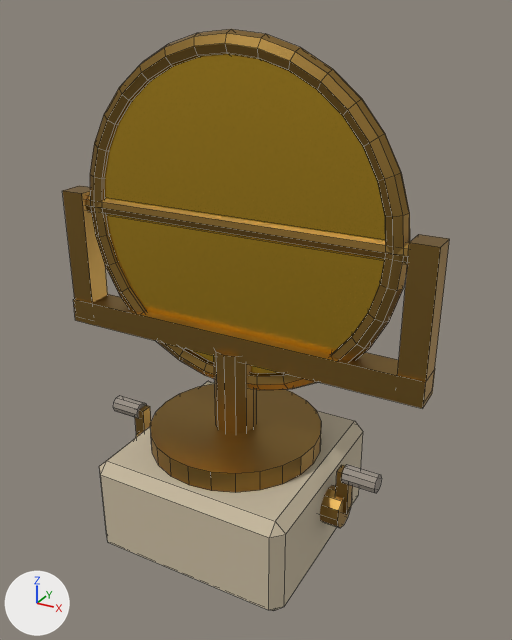
Renders of the FBX model Assets/Game/Art/Models/Environment/SunShrine/sun_mirror.fbx from each side of a commit.
Rendered twice from a 50 mm lens placed at (1.53, -2.58, 2.46), pointed at (0.09, 0.03, 1.16). The lights are fixed; the arrows at lower left show +X, +Y and +Z. The older version comes first. Mesh edges are drawn as thin lines.

Names of what the first picture shows: 'Mirror_CrankTilt', 'Mirror_CrankTurn', 'Mirror_Frame', 'Mirror_Pane', 'Mirror_Plinth', 'Mirror_Turntable', 'Mirror_Yoke'.
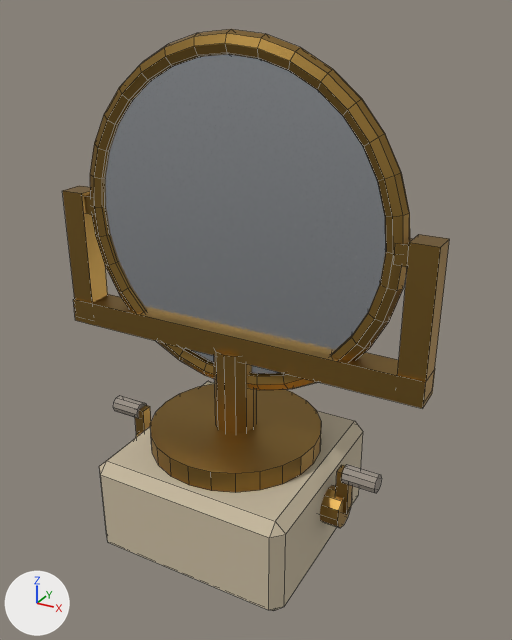
The edits, one by one:
Material 'Mat_Metal_Chrome_Scuffed' (mat_mat_metal_chrome_scuffed) is new.
Its base color is (0.584, 0.61, 0.644) (light grey #c9cdd2).
Its metallic is 1.0.
Its roughness is 0.22.
me_mirror_frame is used by ob_mirror_frame; location (0.0, 0.0, 1.6).
me_mirror_frame had 340 vertices, 302 faces and spanned x -0.86..0.86, y -0.05..0.05, z -0.79..0.79.
me_mirror_frame now has 336 vertices, 302 faces and spans x -0.86..0.86, y -0.05..0.05, z -0.79..0.79.
Part 1, on me_mirror_frame:
12 vertices are removed from x -0.86..0.86, y -0.05..0.05, z -0.04..0.04.
12 faces are deleted.
8 vertices move within x -0.86..0.86, y -0.05..0.05, z -0.04..0.04.
8 vertices are added at x -0.86..0.86, y -0.05..0.05, z -0.04..0.04.
12 new faces join them.
me_mirror_pane has 64 vertices, 34 faces and spans x -0.7..0.7, y -0.02..0.01, z -0.7..0.7.
me_mirror_pane no longer uses material mat_mat_metal_gold_leaf (yellow #e0b33a).
me_mirror_pane gains material mat_mat_metal_chrome_scuffed (light grey #c9cdd2).

Location of each change, [x1, y1, x2, y2] in pixels of the pictures (512 x 640 px; the box of a moved part takes in the faces that stretch with it):
'Mirror_Pane', recoloured (yellow to light grey): [105, 54, 385, 374] in both
'Mirror_Frame', reshaped: before [85, 29, 410, 390]; after [84, 29, 413, 390]
part 1 of me_mirror_frame, moved or reshaped: before [85, 195, 409, 264]; after [84, 195, 413, 267]
